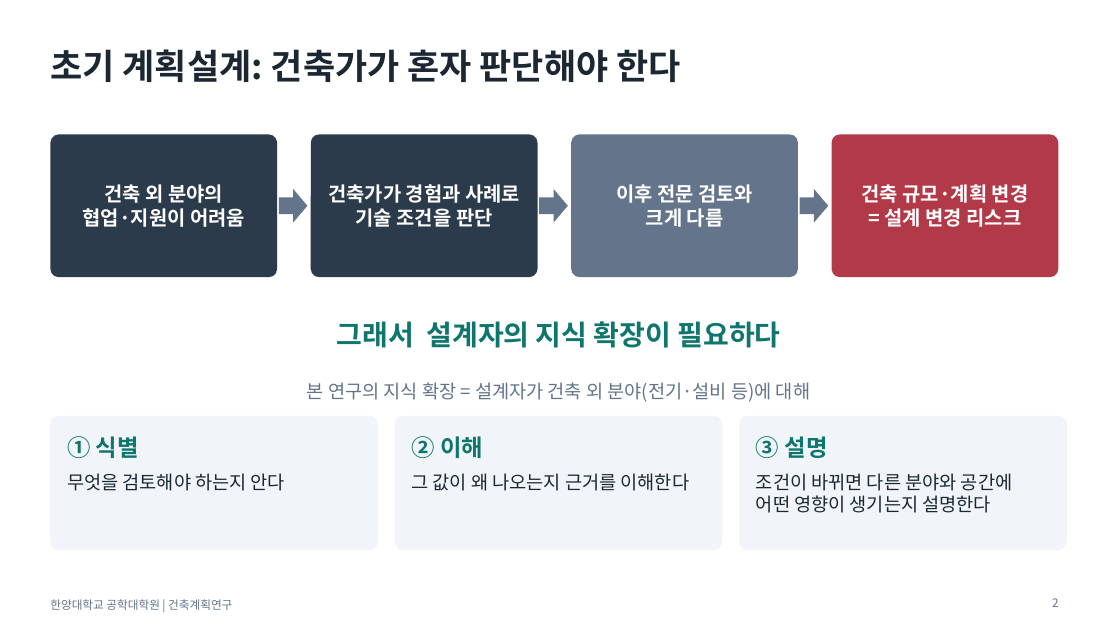
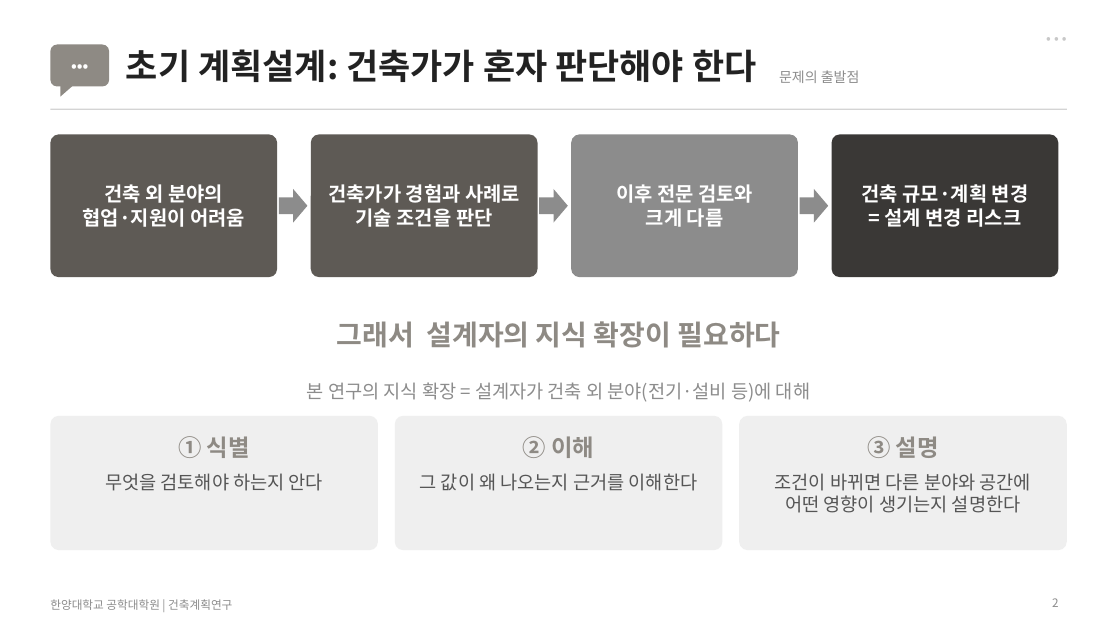
Before and after one commit to sangchuls/pango-gmp, a slide deck: slide 2 of research/final/발표자료_최종.pptx. Drawn at 1120x630 pixels with LibreOffice and Linux fonts; fonts in the diff are those of the drawing. Boxes give left, top, right and bottom in pixels: in the first picture for what was removed or moved away, otherwise in the second. Text is boxed around its words. In the diff, an @@ line names an element or a change of style, - is before the commit and + after.

```diff
--- a/research/final/발표자료_최종.pptx
+++ b/research/final/발표자료_최종.pptx
@@ text added at (x1=1008, y1=25, x2=1067, y2=50), 12 pt, text #C8C8C8 @@
+• • •
@@ rounded rectangle added at (x1=50, y1=45, x2=109, y2=87), fill #8E8A84 @@
@@ text added at (x1=50, y1=45, x2=109, y2=87), 13 pt, text #FFFFFF, bold @@
+•••
@@ title "초기 계획설계: 건축가가 혼자 판단해야 ..." moved from (x1=50, y1=49, x2=680, y2=82) to (x1=126, y1=49, x2=756, y2=82) @@
@@ title "초기 계획설계: 건축가가 혼자 판단해야 ..." at (x1=126, y1=49, x2=756, y2=82): text colour #1B2733 to #222222 @@
@@ right triangle added at (x1=60, y1=85, x2=74, y2=97), fill #8E8A84 @@
@@ text added at (x1=779, y1=70, x2=860, y2=83), 12 pt, text #8C8C8C @@
+문제의 출발점
@@ line added from (50, 109) to (1067, 109), #D4D4D4 1 pt @@
@@ rounded rectangle at (x1=50, y1=134, x2=277, y2=277): fill #2B3B4C to #5E5A55 @@
@@ rounded rectangle at (x1=311, y1=134, x2=538, y2=277): fill #2B3B4C to #5E5A55 @@
@@ rounded rectangle at (x1=832, y1=134, x2=1059, y2=277): fill #B23A48 to #3A3836 @@
@@ fill #64748B to #8C8C8C in 4 elements at (x1=279, y1=189, x2=308, y2=223), (x1=539, y1=189, x2=568, y2=223), (x1=571, y1=134, x2=798, y2=277), (x1=800, y1=189, x2=828, y2=223) @@
@@ text "그래서 설계자의 지식 확장이 필요하다" at (x1=337, y1=321, x2=781, y2=348): text colour #0F766E to #8E8A84 @@
@@ fill #F1F5F9 to #EFEFEF in 3 elements at (x1=50, y1=416, x2=378, y2=550), (x1=395, y1=416, x2=723, y2=550), (x1=739, y1=416, x2=1067, y2=550) @@
@@ text colour #0F766E to #8E8A84; alignment left to centre in 3 elements at (x1=178, y1=436, x2=250, y2=458), (x1=523, y1=436, x2=594, y2=458), (x1=867, y1=436, x2=939, y2=458) @@
@@ text colour #1B2733 to #555555; alignment left to centre in 3 elements at (x1=105, y1=473, x2=323, y2=491), (x1=420, y1=473, x2=698, y2=491), (x1=775, y1=473, x2=1031, y2=513) @@
@@ text colour #64748B to #8C8C8C in 3 elements at (x1=50, y1=599, x2=232, y2=610), (x1=307, y1=382, x2=810, y2=402), (x1=1052, y1=598, x2=1058, y2=607) @@
```
Also in this commit, not shown: 18 other slides changed, 4 other files.
